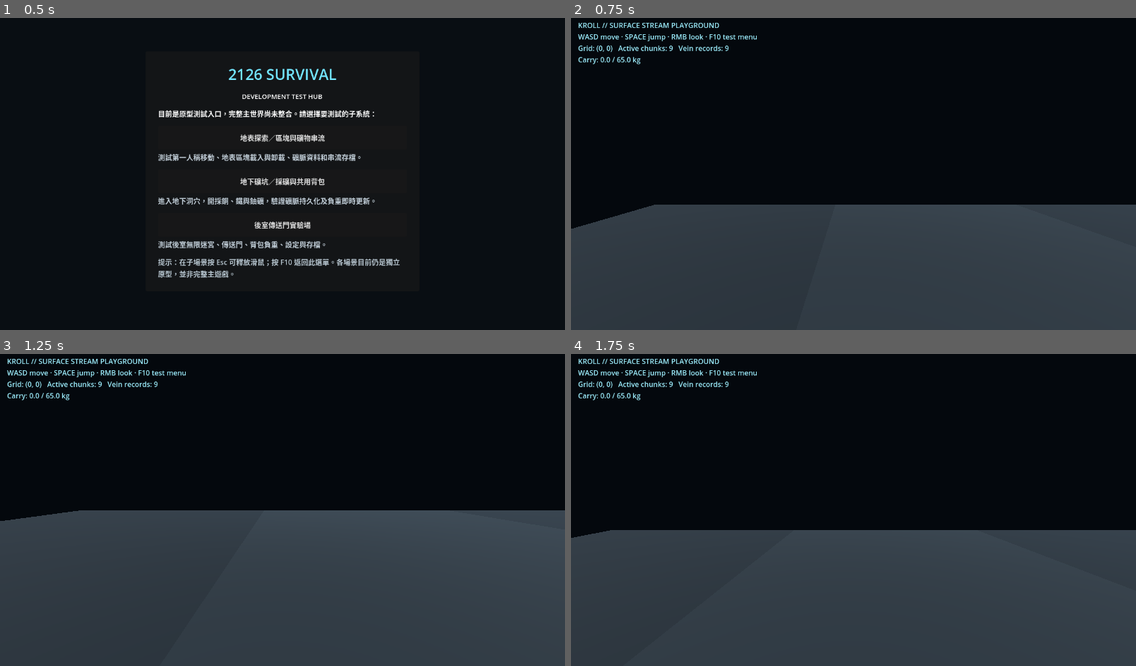
Above: before the commit, frames 1-4 (two rows, left to right).
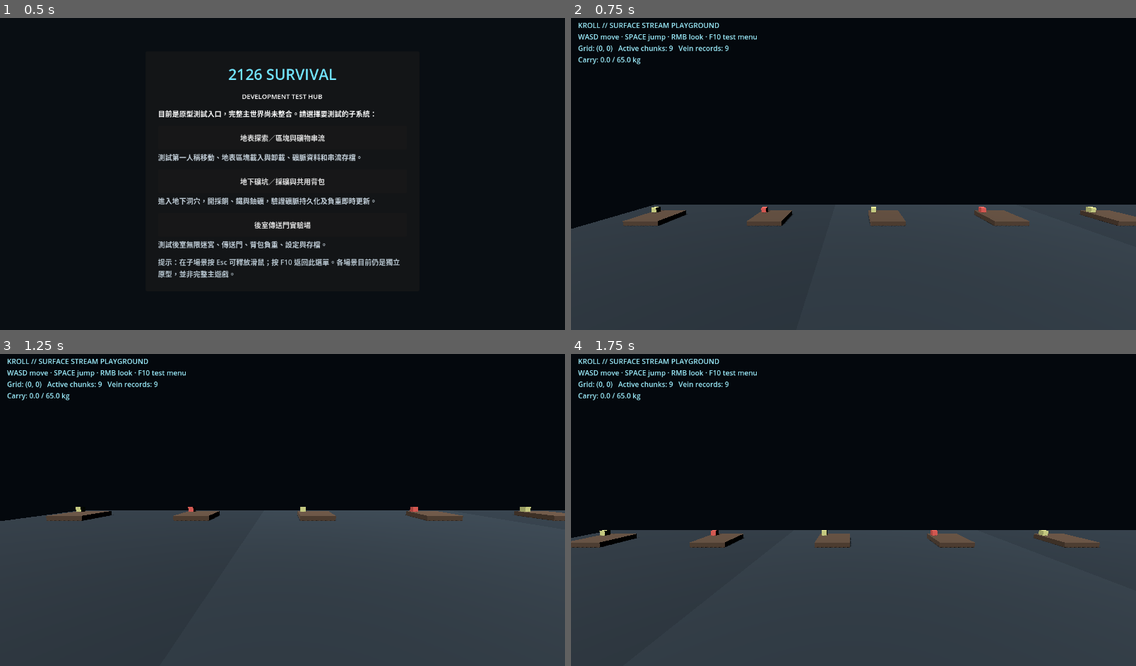
Above: after the commit, the same moments.

Repository: qaqp980520-prog/2126-Survival
Game: Godot game, scene res://prototypes/SurvivalTestHub.tscn
Two runs of this game, one before a commit and one after it. Both use one fixed random seed, a clock stepped at 60 frames per second and the inputs below.
Inputs (mouse positions are in pixels of both pictures, inside the frame that each line leads up to):
- Up to frame 1 (0.5 s): no input
- Up to frame 2 (0.75 s): click "地表探索／區塊與礦物串流" at 0.5 s
- Up to frame 3 (1.25 s): no input
- Up to frame 4 (1.75 s): tap Enter at 1.25 s; move the mouse to (977, 491) at 1.27 s; hold D from 1.28 s (still down); hold R from 1.28 s (still down); click (977, 491) at 1.42 s; tap Space at 1.52 s

Frame 1 is identical in both runs. In frame 2, 1.7% of the frame differs, in the area x 9-100%, y 60-67%; in frame 3, 1.2%; in frame 4, 1.6%.

Commit message:
Run 36: persist crop registry with streamed chunk state

Diff:
--- a/prototypes/SurfaceChunkStreamingPlayground.gd
+++ b/prototypes/SurfaceChunkStreamingPlayground.gd
@@ -5,6 +5,9 @@
 const DirectorScript = preload("res://systems/MineralGridStreamingDirector.gd")
 const MiningNodeScript = preload("res://systems/MineralMiningNode.gd")
 const InventoryBridgeScript = preload("res://systems/SurvivalWorldBridge.gd")
+const CropRegistryScript = preload("res://systems/CropRegistry.gd")
+const CropPlotControllerScript = preload("res://systems/CropPlotController.gd")
+const CropPlotVisualScene = preload("res://systems/CropPlotVisual.tscn")
 
 const CHUNK_SIZE: float = 10.0
 const MINERAL_IDS: Array[String] = ["iron_ore", "copper_ore", "gold_ore"]
@@ -13,6 +16,8 @@
 var chunk_controller: Node3D
 var director: Node
 var inventory_bridge: Node
+var crop_registry: Node
+var crop_controller: Node
 var player: CharacterBody3D
 var camera: Camera3D
 var hud: Label
@@ -35,6 +40,14 @@
 	registry = RegistryScript.new()
 	registry.name = "MineralVeinRegistry"
 	add_child(registry)
+	crop_registry = CropRegistryScript.new()
+	crop_registry.name = "CropRegistry"
+	add_child(crop_registry)
+	crop_controller = CropPlotControllerScript.new()
+	crop_controller.name = "CropPlotController"
+	add_child(crop_controller)
+	if not crop_controller.bind_registry(crop_registry):
+		push_error("Surface playground could not bind the crop registry.")
 	inventory_bridge = InventoryBridgeScript.new()
 	inventory_bridge.name = "SurvivalWorldBridge"
 	add_child(inventory_bridge)
@@ -43,6 +56,10 @@
 	add_child(chunk_controller)
 	if not chunk_controller.bind_registry(registry):
 		push_error("Surface playground could not bind the mineral registry.")
+	if not chunk_controller.bind_crop_controller(crop_controller):
+		push_error("Surface playground could not bind the crop controller.")
+	if not chunk_controller.bind_registry(registry) or not chunk_controller.bind_crop_controller(crop_controller):
+		push_error("Surface playground could not bind the streamed world registries.")
 	director = DirectorScript.new()
 	director.name = "MineralGridStreamingDirector"
 	director.chunk_size_x = CHUNK_SIZE
@@ -192,7 +209,8 @@
 	return {
 		"schema_version": 1,
 		"player_position": [player.global_position.x, player.global_position.y, player.global_position.z],
-		"minerals": chunk_controller.to_save_dict()
+		"minerals": chunk_controller.to_save_dict(),
+		"crops": crop_registry.to_save_dict() if crop_registry != null else {}
 	}
 
 func restore_stream_state(payload: Dictionary, now_unix: int = -1) -> bool:
@@ -203,6 +221,8 @@
 	var schema_value: Variant = payload.get("schema_version", null)
 	var position_value: Variant = payload.get("player_position", null)
 	var minerals_value: Variant = payload.get("minerals", null)
+	var has_crops: bool = payload.has("crops")
+	var crops_value: Variant = payload.get("crops", null)
 	if not (schema_value is int) or int(schema_value) != 1:
 		_set_restore_report(false, "validation", "Unsupported stream-save schema.", true)
 		return false
@@ -211,6 +231,9 @@
 		return false
 	if not (minerals_value is Dictionary):
 		_set_restore_report(false, "validation", "Mineral save payload must be a dictionary.", true)
+		return false
+	if has_crops and (crop_registry == null or not (crops_value is Dictionary) or not bool(crop_registry.validate_save_dict(crops_value))):
+		_set_restore_report(false, "crop_validation", "Crop save payload is invalid; no world state was changed.", true)
 		return false
 	for component in position_value:
 		if not (component is int or component is float) or not is_finite(float(component)):
@@ -220,16 +243,25 @@
 	var now: int = now_unix if now_unix > 0 else int(Time.get_unix_time_from_system())
 	var previous_position: Vector3 = player.global_position
 	var previous_minerals: Dictionary = chunk_controller.to_save_dict()
+	var previous_crops: Dictionary = crop_registry.to_save_dict() if crop_registry != null else {}
 	if not previous_minerals.has("schema_version") or not previous_minerals.has("veins"):
 		_set_restore_report(false, "snapshot", "Could not snapshot the current mineral state before restore.", true)
 		return false
 	if not chunk_controller.restore_save_dict(minerals_value, now):
 		_set_restore_report(false, "mineral_restore", "Mineral registry rejected the candidate save.", true)
 		return false
+	if has_crops and not bool(crop_registry.restore_save_dict(crops_value)):
+		var minerals_rolled_back: bool = chunk_controller.restore_save_dict(previous_minerals, now)
+		_set_restore_report(false, "crop_restore", "Crop registry rejected the candidate save.", minerals_rolled_back)
+		return false
+	if chunk_controller.has_method("refresh_crop_plots"):
+		chunk_controller.refresh_crop_plots()
 
 	player.global_position = Vector3(float(position_value[0]), float(position_value[1]), float(position_value[2]))
 	_last_grid = Vector2i(999999, 999999)
 	if _sync_streaming(now):
+		if chunk_controller.has_method("refresh_crop_plots"):
+			chunk_controller.refresh_crop_plots()
 		_set_restore_report(true, "complete", "", true, {
 			"active_chunk_ids": chunk_controller.get_loaded_chunk_ids()
 		})
@@ -250,9 +282,12 @@
 		_last_grid = director.get_grid_coordinate(previous_position)
 
 	var minerals_restored: bool = chunk_controller.restore_save_dict(previous_minerals, now)
+	var crops_restored: bool = crop_registry == null or previous_crops.is_empty() or bool(crop_registry.restore_save_dict(previous_crops))
+	if chunk_controller.has_method("refresh_crop_plots"):
+		chunk_controller.refresh_crop_plots()
 	var ids_consistent: bool = director.get_managed_chunk_ids() == chunk_controller.get_loaded_chunk_ids()
 	var position_restored: bool = player.global_position.is_equal_approx(previous_position)
-	var rollback_complete: bool = recovery_success and minerals_restored and ids_consistent and position_restored
+	var rollback_complete: bool = recovery_success and minerals_restored and crops_restored and ids_consistent and position_restored
 	_refresh_hud()
 	_set_restore_report(false, "stream_sync", "Target stream sync failed; rollback status is reported in details.", rollback_complete, {
 		"target_sync_report": target_sync_report,
@@ -312,6 +347,14 @@
 	ore.inventory_bridge_path = NodePath("../../../SurvivalWorldBridge")
 	ore.position = Vector3(CHUNK_SIZE * 0.5, -3.0, CHUNK_SIZE * 0.5)
 	chunk.add_child(ore)
+	var crop_kinds: Array[String] = ["wheat", "tomato"]
+	for plot_index in range(crop_kinds.size()):
+		var plot := CropPlotVisualScene.instantiate() as Node3D
+		plot.name = "CropPlot_" + str(plot_index)
+		plot.set("crop_id", crop_kinds[plot_index])
+		plot.set("plot_index", plot_index + 1)
+		plot.position = Vector3(2.4 + float(plot_index) * 5.0, 0.0, 2.4)
+		chunk.add_child(plot)
 	return chunk
 
 func _refresh_hud() -> void:
